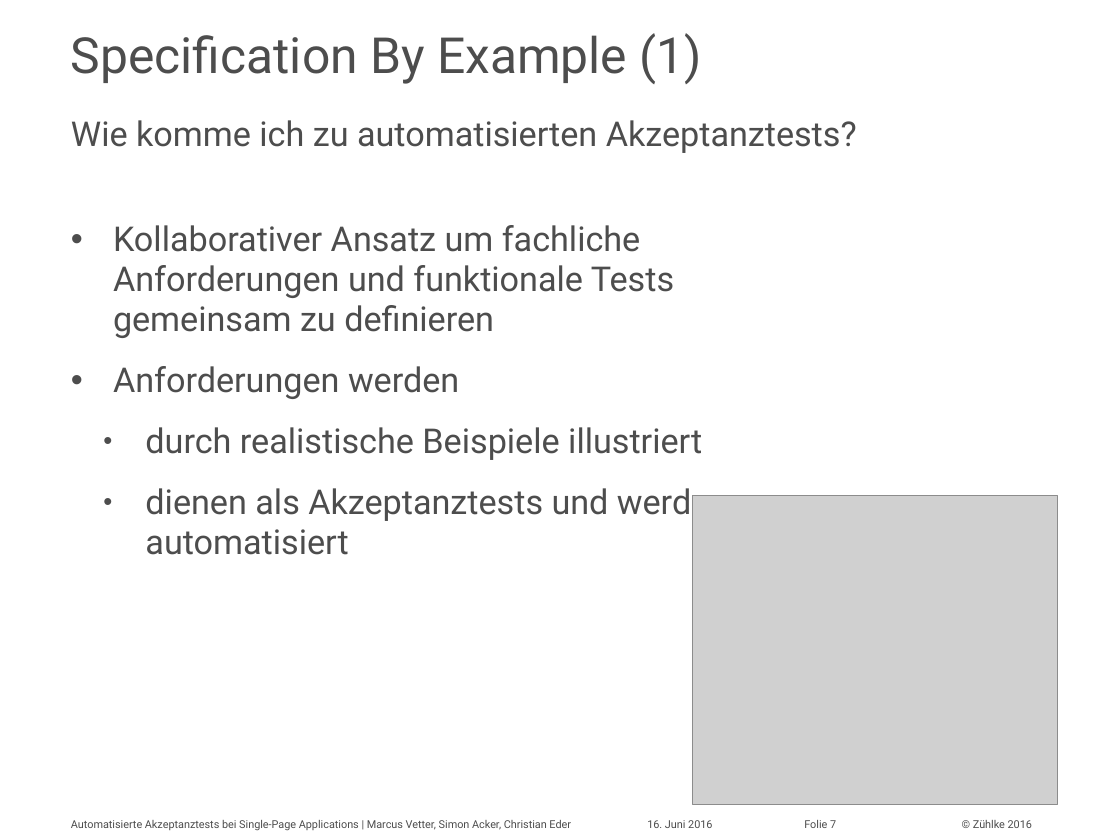
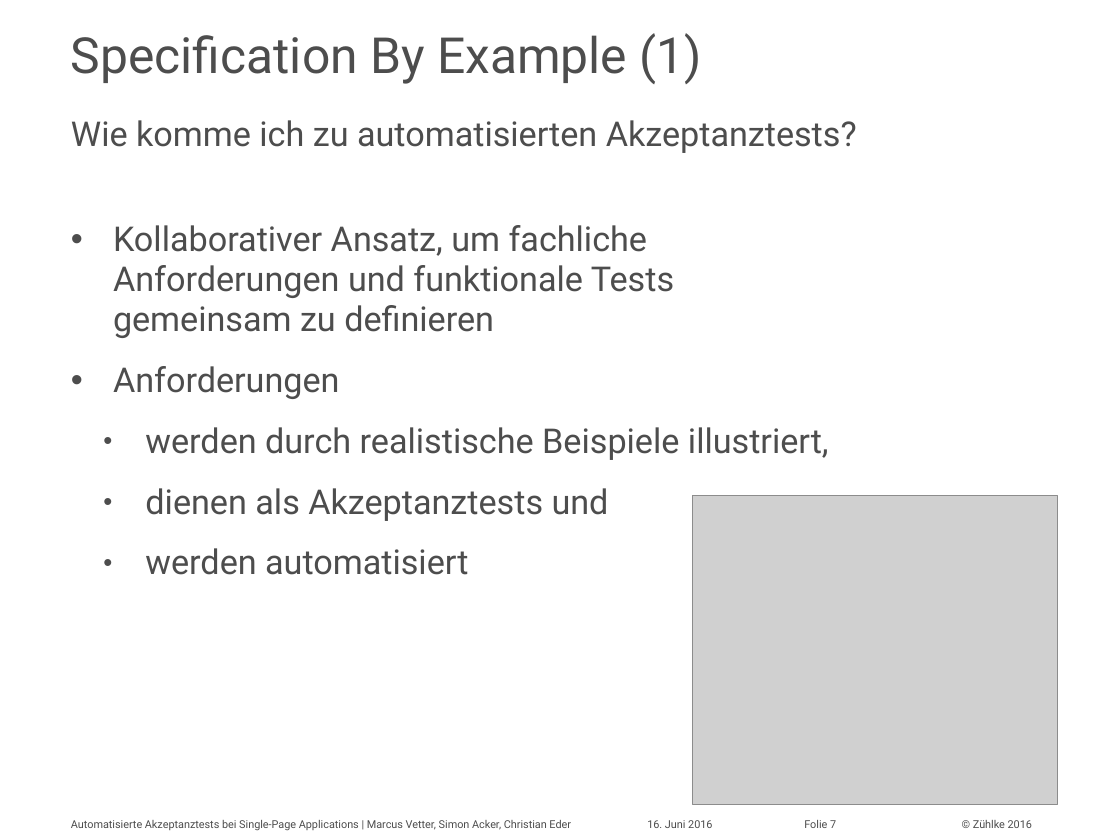
Before and after one commit to marcusvetter/yoda-chat, a slide deck: slide 7 of Vortrag_KE2016_MAVE_SIA.pptx. Drawn at 1120x840 pixels with LibreOffice and Linux fonts; fonts in the diff are those of the drawing; grey boxes stand for pictures. Boxes give left, top, right and bottom in pixels: in the first picture for what was removed or moved away, otherwise in the second. Text is boxed around its words. In the diff, an @@ line names an element or a change of style, - is before the commit and + after.

Commit message:
final changes on pptx

```diff
--- a/Vortrag_KE2016_MAVE_SIA.pptx
+++ b/Vortrag_KE2016_MAVE_SIA.pptx
@@ text at <box>113,225,829,575</box>: text changed @@
-• Kollaborativer Ansatz um fachliche Anforderungen und funktionale Tests gemeinsam zu definieren
-• Anforderungen werden
-  • durch realistische Beispiele illustriert
-  • dienen als Akzeptanztests und werden automatisiert
+• Kollaborativer Ansatz, um fachliche Anforderungen und funktionale Tests gemeinsam zu definieren
+• Anforderungen
+  • werden durch realistische Beispiele illustriert,
+  • dienen als Akzeptanztests und
+  • werden automatisiert
```
Also in this commit, not shown: 2 other slides changed, 1 other file.
